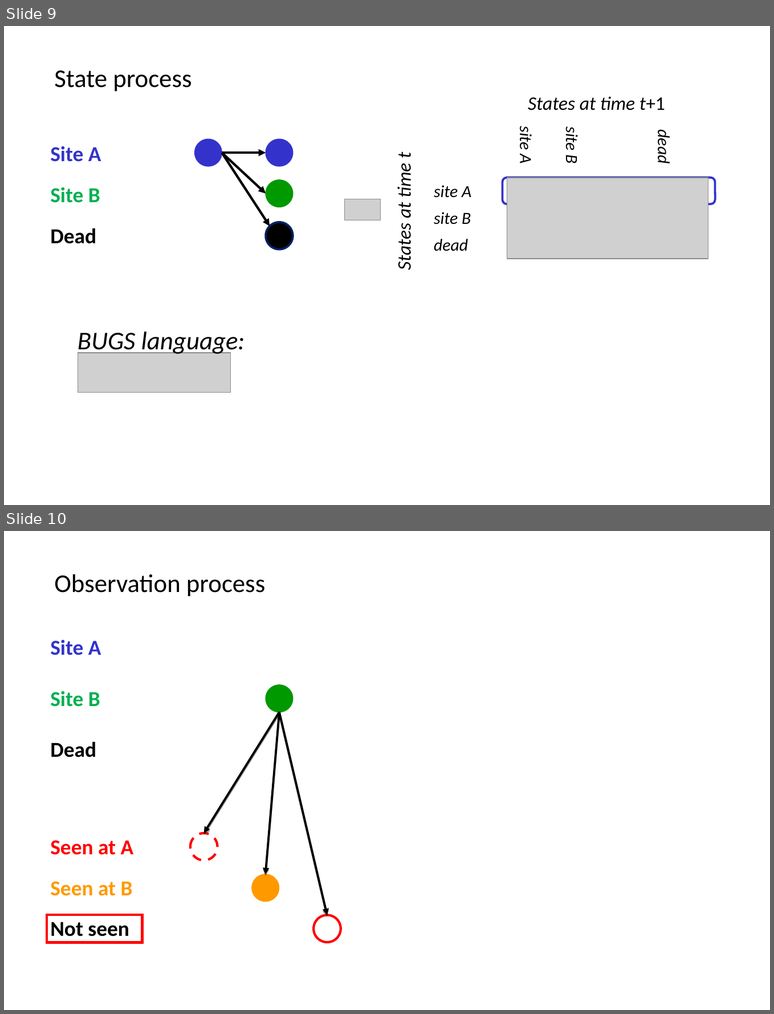
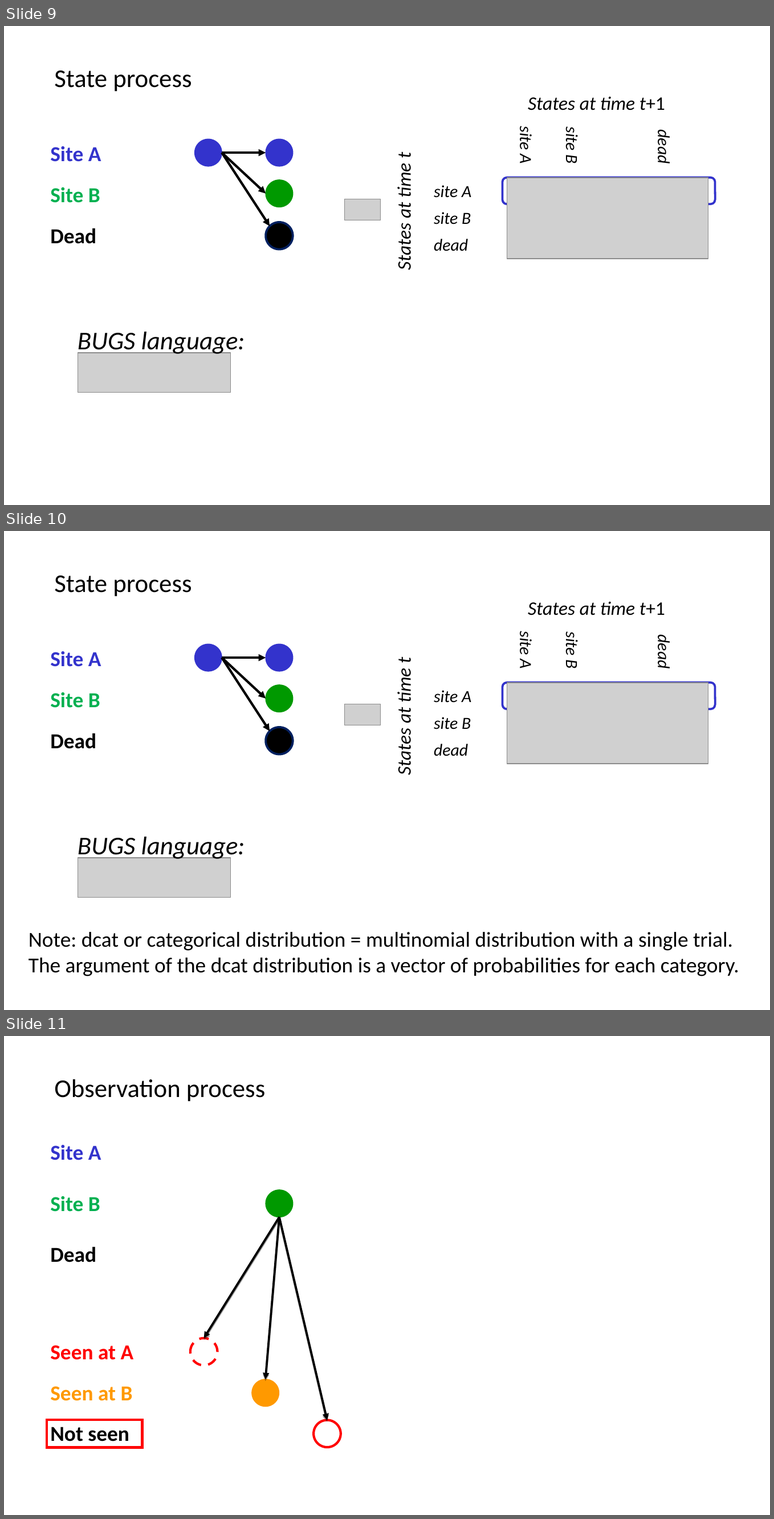
Before and after one commit to oliviergimenez/IPMworkshop, a slide deck: slides/multistatemodels_og.pptx. Shown one above the other, each under a label of ours: slides 9 and 10 before the commit, slides 9, 10 and 11 after it. The pictures are 774x1014 and 774x1519 pixels, drawn with LibreOffice and Linux fonts; fonts in the diff are those of the drawing; grey boxes stand for pictures. Boxes give left, top, right and bottom in pixels: in the first picture for what was removed or moved away, otherwise in the second. Text is boxed around its words. In the diff, an @@ line names an element or a change of style, - is before the commit and + after.

Commit message:
Uploaded Loreleï's paper on multinomial logit. Updated readme. Amended slides on multistate models.

```diff
--- a/slides/multistatemodels_og.pptx
+++ b/slides/multistatemodels_og.pptx
@@ slide 10 added at bbox=[4, 531, 770, 1010], background #FFFFFF @@
@@ text added at bbox=[54, 575, 192, 597], 24 pt, text #000000 @@
+State process
@@ ellipse added at bbox=[195, 644, 222, 671], fill #3333CC, outline #3333CC 0.75 pt @@
@@ ellipse added at bbox=[266, 644, 293, 671], fill #3333CC, outline #3333CC 0.75 pt @@
@@ text added at bbox=[50, 651, 101, 667], 20 pt, text #3333CC, bold @@
+Site A
+Site B
+Dead
@@ arrow added from (222, 658) to (266, 699), #000000 2.25 pt @@
@@ arrow added from (222, 658) to (266, 658), #000000 2.25 pt @@
@@ arrow added from (222, 658) to (270, 731), #000000 2.25 pt @@
@@ rounded rectangle added at bbox=[503, 683, 716, 709], outline #3333CC 2 pt @@
@@ ellipse added at bbox=[266, 685, 293, 712], fill #009900, outline #009900 0.75 pt @@
@@ group added at bbox=[345, 602, 709, 774]: 4 texts, 2 pictures @@
+site A
+site B
+dead
+dead
+site B
+site A
+States at time t
+States at time t+1
@@ ellipse added at bbox=[266, 727, 293, 754], fill #000000, outline #002060 2 pt @@
@@ text added at bbox=[78, 837, 245, 861], 24 pt, text #000000, italic @@
+BUGS language:
@@ picture added at bbox=[78, 858, 230, 897] @@
@@ text added at bbox=[29, 932, 739, 976], 20 pt, text #000000 @@
+Note: dcat or categorical distribution = multinomial distribution with a single trial.
+The argument of the dcat distribution is a vector of probabilities for each category.
@@ what was slide 10 is now slide 11 @@
```
Also in this commit, not shown: 2 slides changed, 2 other files.
